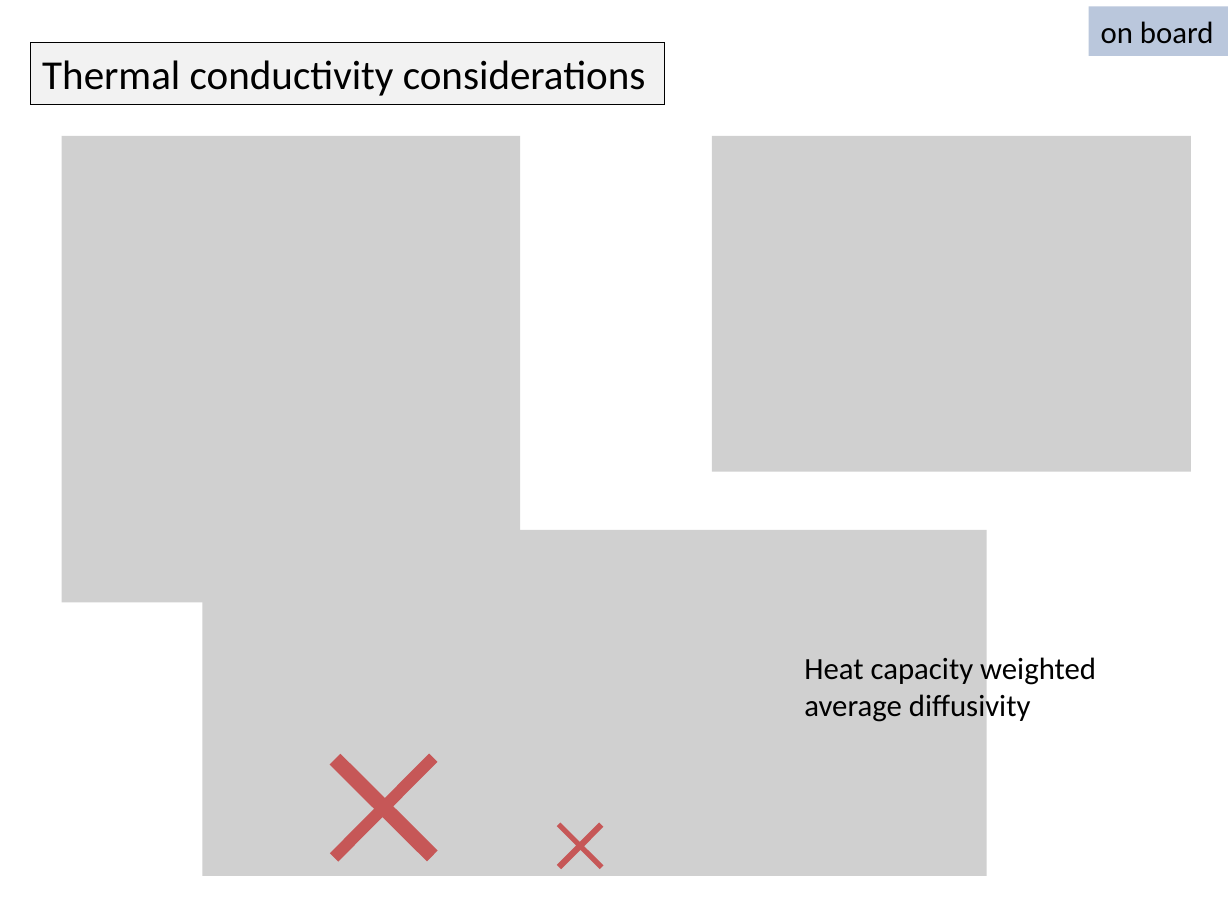
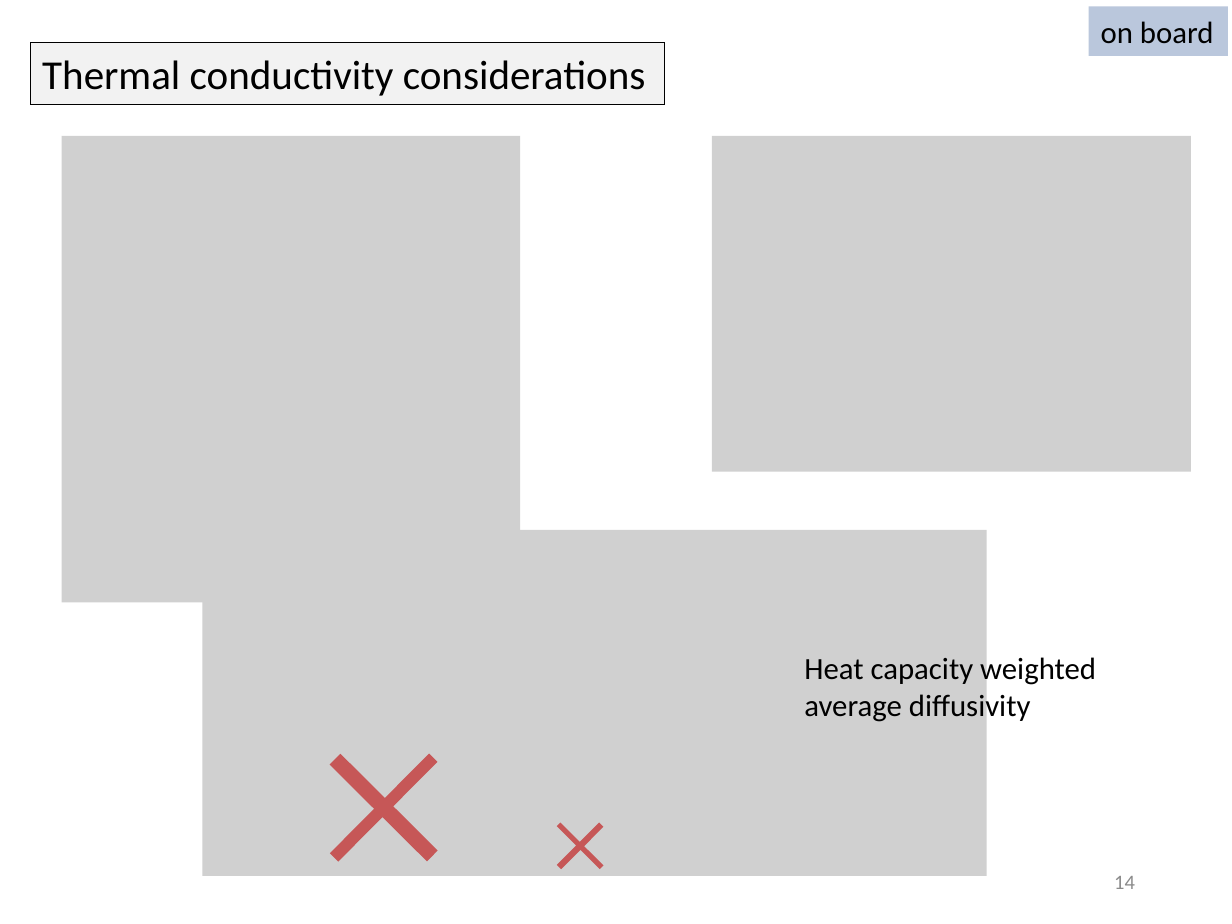
Before and after one commit to rileyhanus/rileyhanus.github.io, a slide deck: slide 14 of teaching_docs/nano-scale-thermal-transport/lecture-3.pptx. Drawn at 1232x924 pixels with LibreOffice and Linux fonts; fonts in the diff are those of the drawing; grey boxes stand for pictures. Boxes give left, top, right and bottom in pixels: in the first picture for what was removed or moved away, otherwise in the second. Text is boxed around its words. In the diff, an @@ line names an element or a change of style, - is before the commit and + after.

```diff
--- a/teaching_docs/nano-scale-thermal-transport/lecture-3.pptx
+++ b/teaching_docs/nano-scale-thermal-transport/lecture-3.pptx
@@ page number added at bbox=[1114, 876, 1135, 889], 12 pt, text #8C8C8C @@
+14
```
Also in this commit, not shown: 12 other slides changed, 1 slide added, 1 slide removed, 8 other files.
